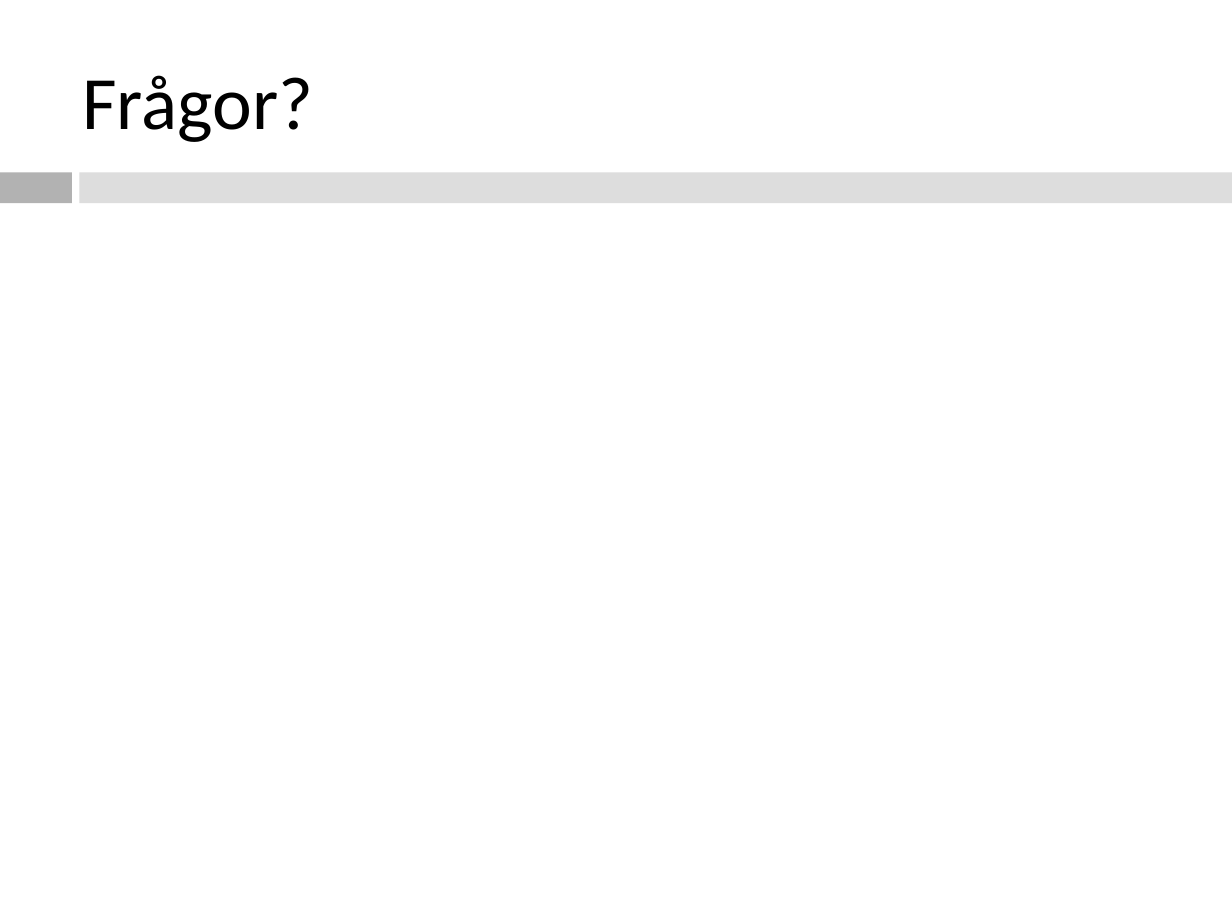
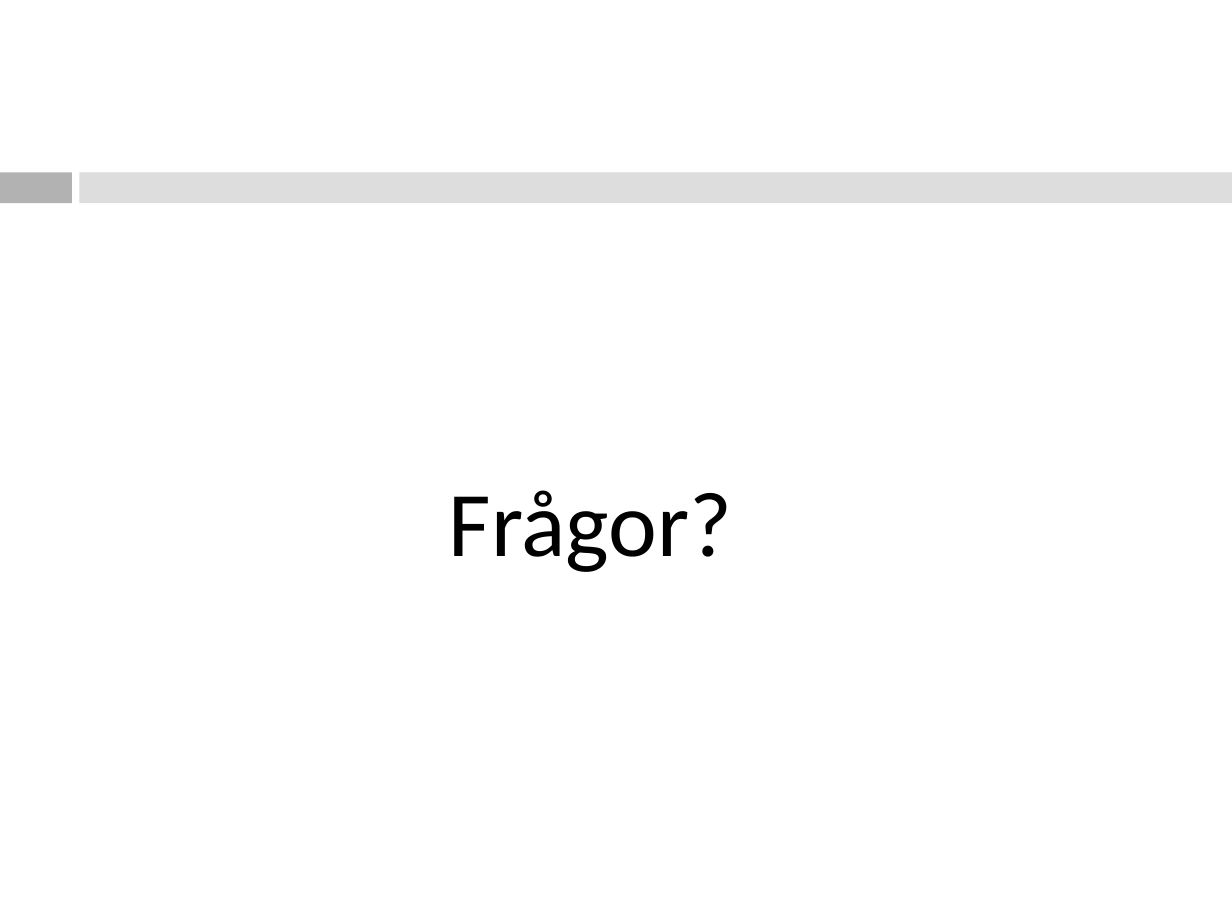
Before and after one commit to southor/planet, a slide deck: slide 14 of presentation/Natverksspel.ppt (slide 21 before the commit). Drawn at 1232x924 pixels with LibreOffice and Linux fonts; fonts in the diff are those of the drawing. Boxes give left, top, right and bottom in pixels: in the first picture for what was removed or moved away, otherwise in the second. Text is boxed around its words. In the diff, an @@ line names an element or a change of style, - is before the commit and + after.

```diff
--- a/presentation/Natverksspel.ppt
+++ b/presentation/Natverksspel.ppt
@@ subtitle "Frågor?": place and size @@
-subtitle "Frågor?" at bbox=[82, 75, 313, 142]
+subtitle "Frågor?" at bbox=[449, 490, 732, 572]
@@ subtitle "Frågor?" at bbox=[449, 490, 732, 572]: size 44 to 54 pt; alignment left to centre; more space between paragraphs @@
```
Also in this commit, not shown: 3 other slides changed, 3 slides added, 1 slide removed.
